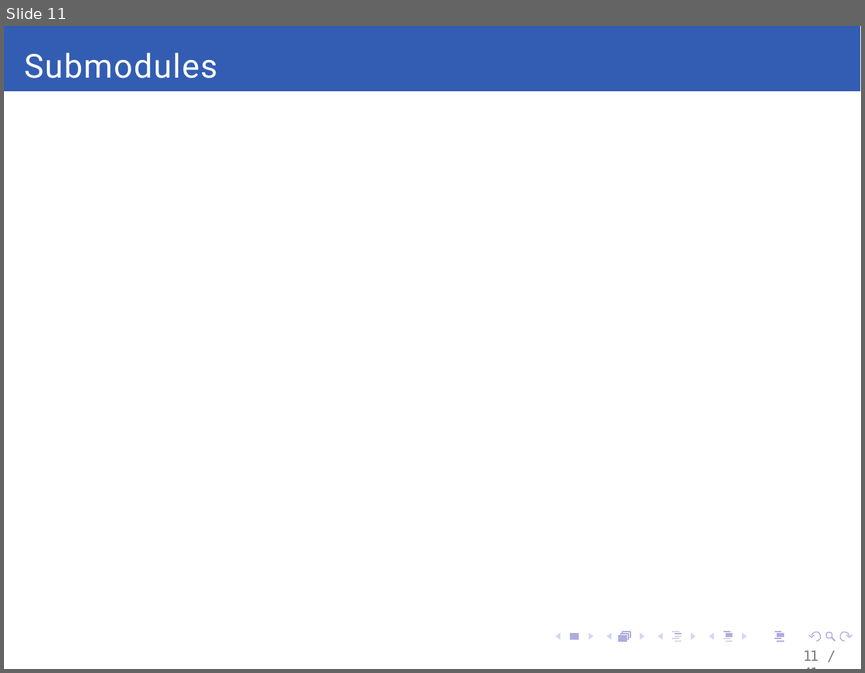
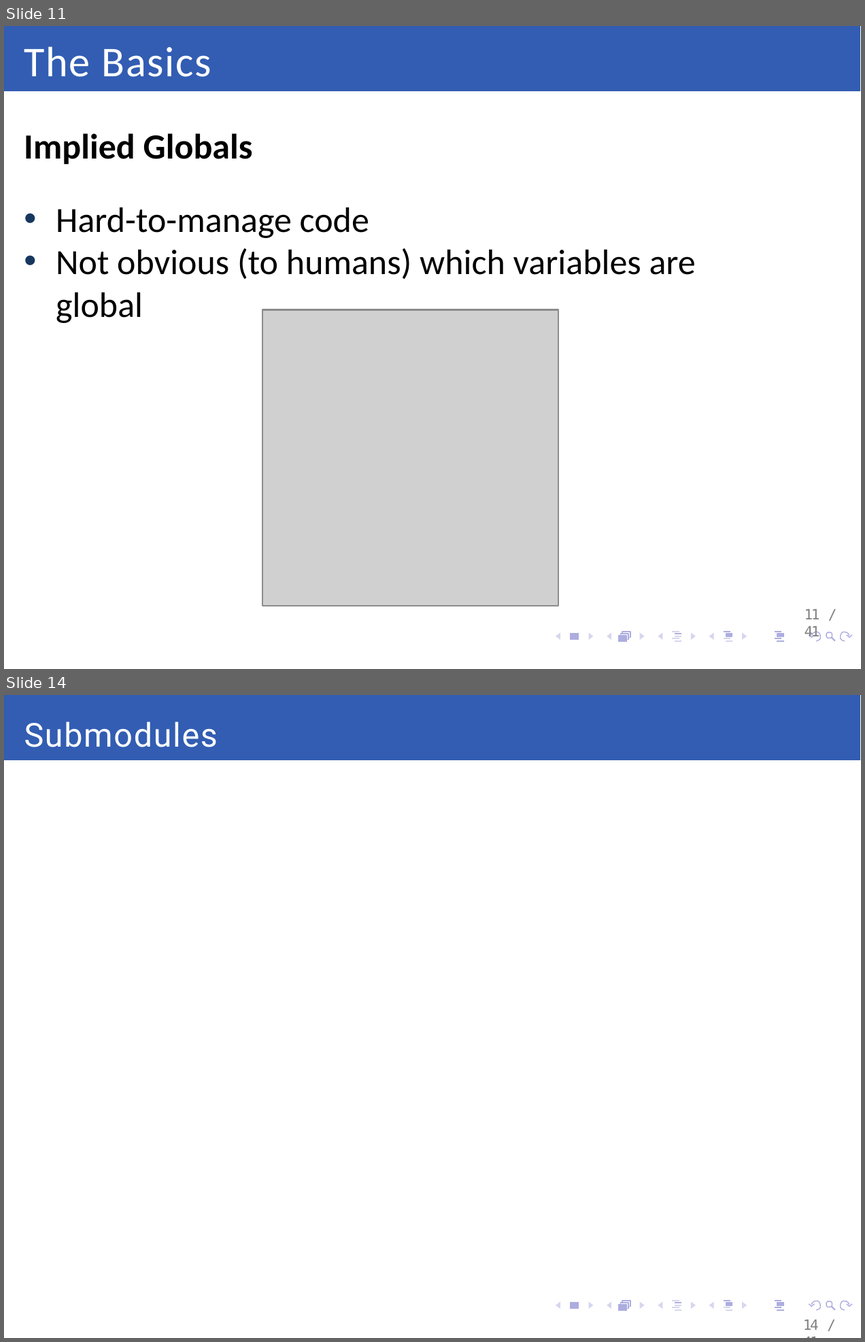
Before and after one commit to daFischer/Javascript-Seminar, a slide deck: Module Pattern - 2 version.pptx. Shown one above the other, each under a label of ours: slide 11 before the commit, slides 11 and 14 after it; the slides between them are not shown. The pictures are 865x673 and 865x1342 pixels, drawn with LibreOffice and Linux fonts; fonts in the diff are those of the drawing; grey boxes stand for pictures; background and template pictures are left out. Boxes give left, top, right and bottom in pixels: in the first picture for what was removed or moved away, otherwise in the second. Text is boxed around its words. In the diff, an @@ line names an element or a change of style, - is before the commit and + after.

Commit message:
Changed the font size and added pictures

```diff
--- a/Module Pattern - 2 version.pptx
+++ b/Module Pattern - 2 version.pptx
@@ slide 11 added at <box>4,26,861,669</box>, background #FFFFFF; not listed: 28 template elements that a slide beside it also shows @@
@@ freeform shape added at <box>4,26,861,91</box>, fill #325DB2 @@
@@ title added at <box>24,46,211,77</box>, 18 pt, text #FFFFFF @@
+The Basics
@@ text added at <box>24,133,696,323</box>, 15 pt, text #000000 @@
+Implied Globals
+• Hard-to-manage code
+• Not obvious (to humans) which variables are global
@@ picture added at <box>262,310,558,605</box> @@
@@ page number added at <box>804,609,820,641</box>, 6 pt, text #7F7F7F @@
+11 / 41
@@ what was slide 11 is now slide 14 @@
@@ page number at <box>803,1320,819,1330</box>: text changed @@
-11 / 41
+14 / 41
```
Also in this commit, not shown: 10 slides changed, 2 other slides added.
